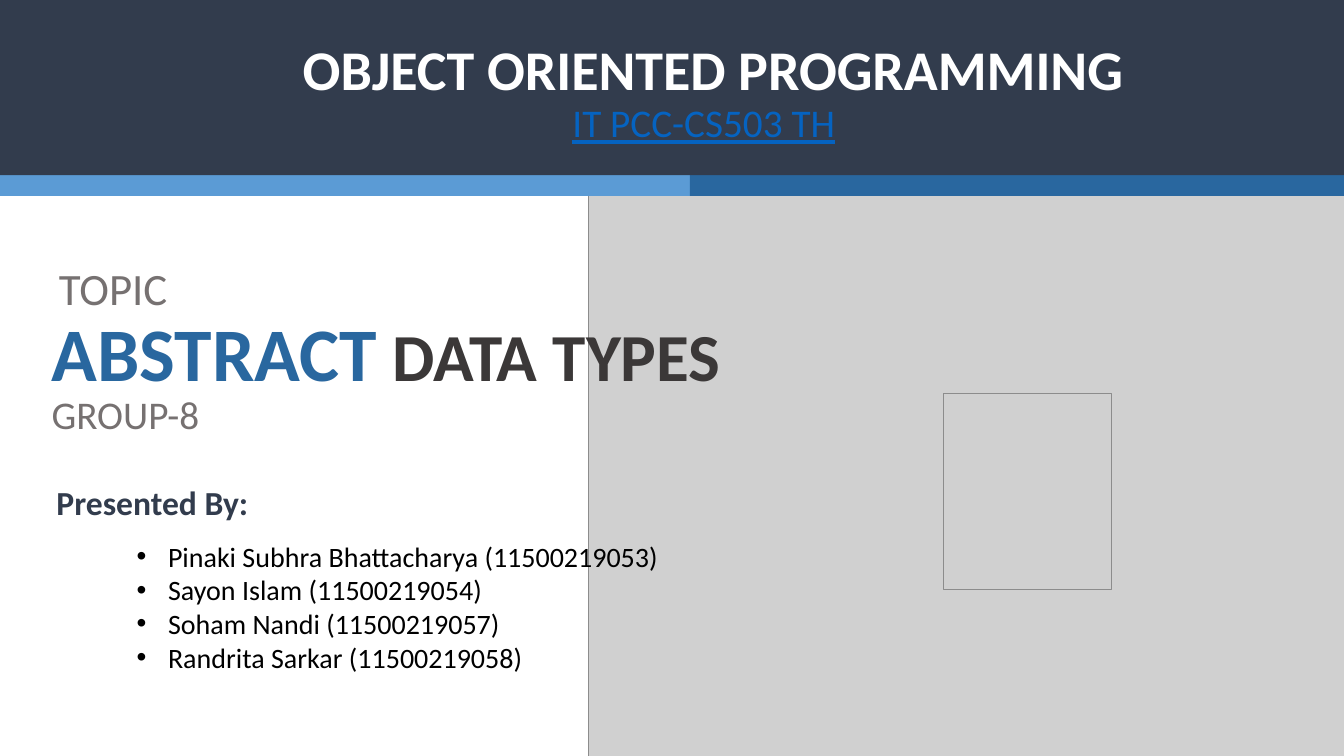
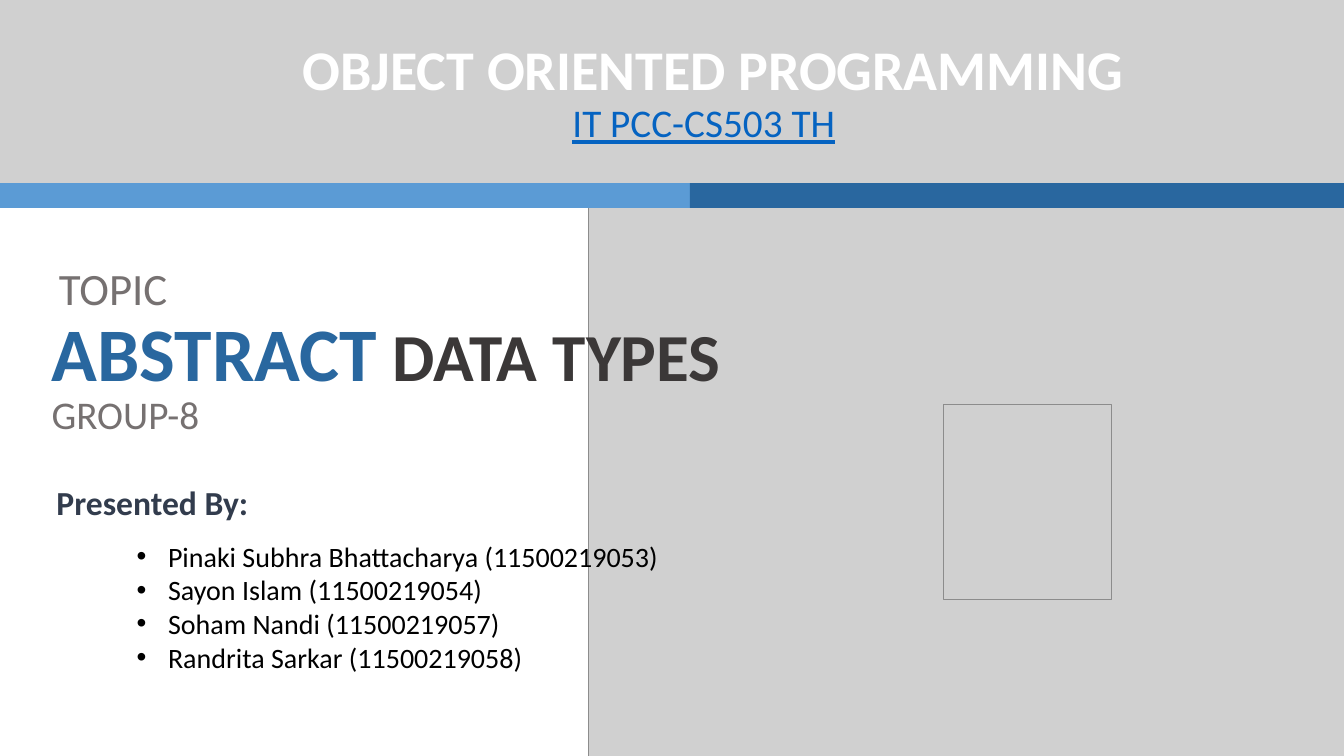
Before and after one commit to Randrita/Java_College, a slide deck: slide 1 of oops_ppt.pptx. Drawn at 1344x756 pixels with LibreOffice and Linux fonts; fonts in the diff are those of the drawing; grey boxes stand for pictures. Boxes give left, top, right and bottom in pixels: in the first picture for what was removed or moved away, otherwise in the second. Text is boxed around its words. In the diff, an @@ line names an element or a change of style, - is before the commit and + after.

```diff
--- a/oops_ppt.pptx
+++ b/oops_ppt.pptx
@@ picture added at box(0, 0, 1344, 184) @@
@@ rectangle: place and size @@
-rectangle at box(0, 145, 1344, 196)
+rectangle at box(0, 184, 1344, 208)
@@ picture: place and size @@
-picture at box(589, 159, 1344, 756)
+picture at box(589, 184, 1344, 756)
@@ rectangle: place and size @@
-rectangle at box(691, 145, 1344, 196)
+rectangle at box(691, 184, 1344, 208)
@@ picture: place and size @@
-picture at box(944, 394, 1111, 590)
+picture at box(944, 404, 1111, 600)
```
Also in this commit, not shown: 11 slides added, 1 slide removed, 23 other files.
